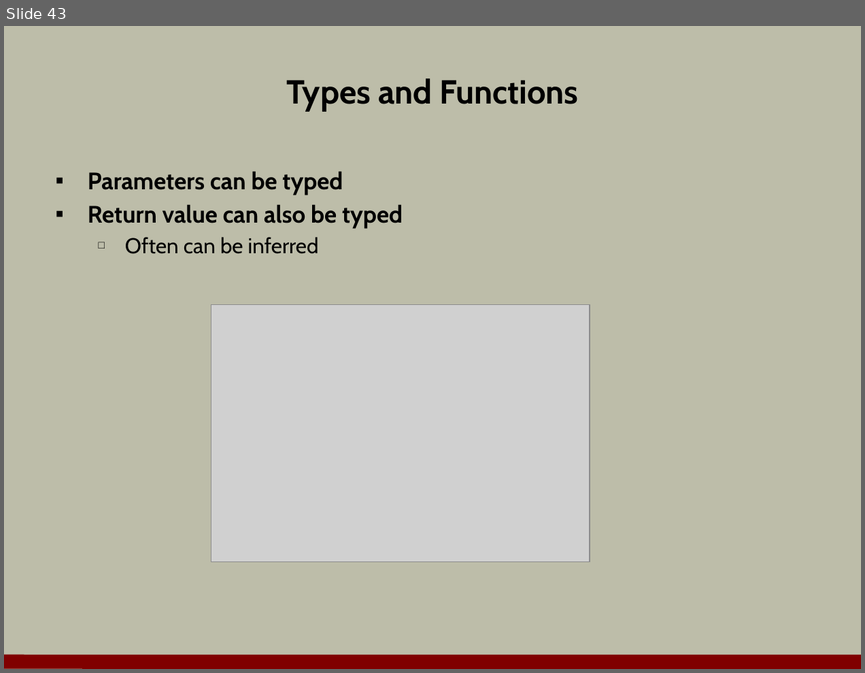
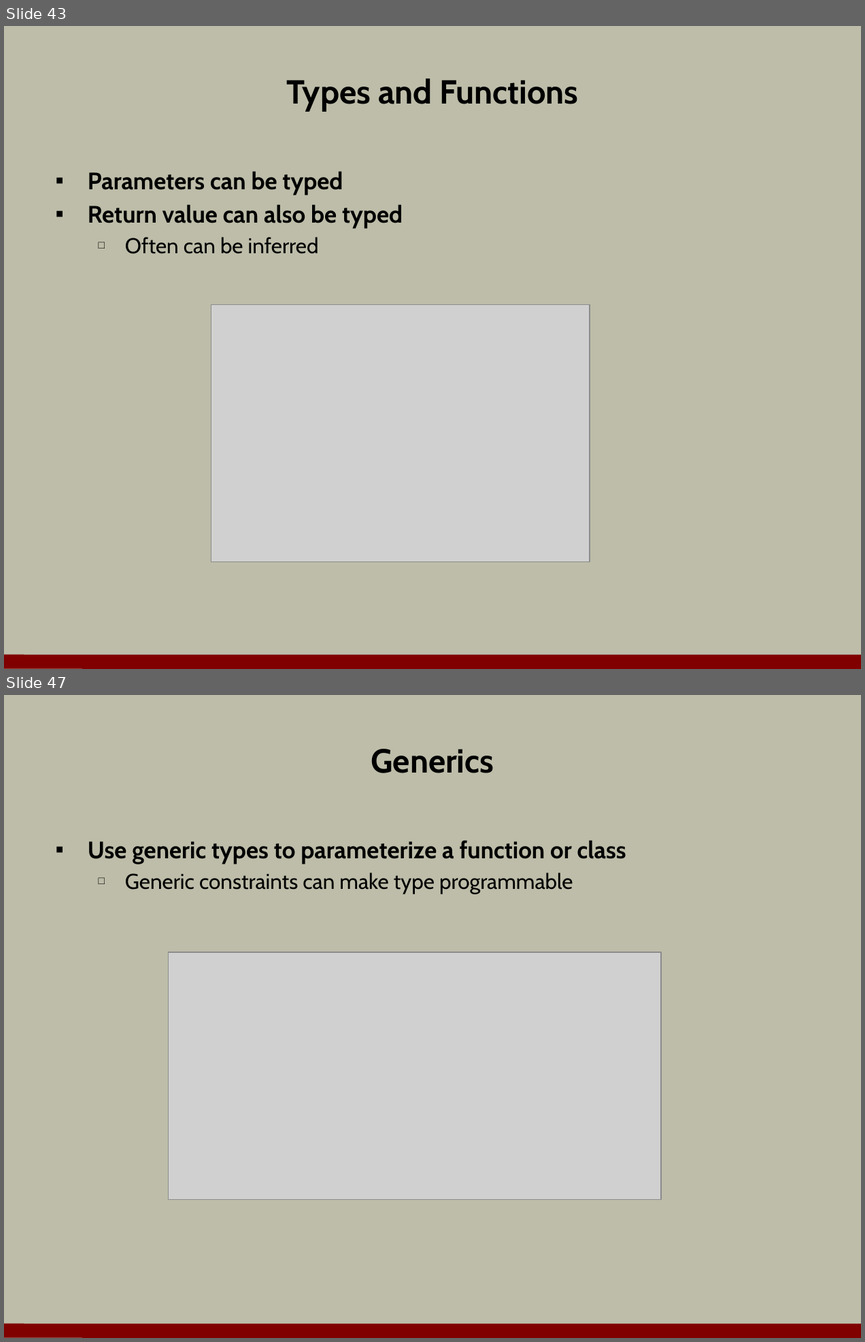
Before and after one commit to OdeToCode/classes, a slide deck: angular2/slides/02_Language.pptx. Shown one above the other, each under a label of ours: slide 43 before the commit, slides 43 and 47 after it; the slides between them are not shown. The pictures are 865x673 and 865x1342 pixels, drawn with LibreOffice and Linux fonts; fonts in the diff are those of the drawing; grey boxes stand for pictures; background and template pictures are left out. Boxes give left, top, right and bottom in pixels: in the first picture for what was removed or moved away, otherwise in the second. Text is boxed around its words. In the diff, an @@ line names an element or a change of style, - is before the commit and + after.

```diff
--- a/angular2/slides/02_Language.pptx
+++ b/angular2/slides/02_Language.pptx
@@ slide 47 added at (4,695,861,1338), background #BDBDA9; not listed: 1 template element that a slide beside it also shows @@
@@ title added at (371,749,494,773), 28 pt, text #000000, bold @@
+Generics
@@ text added at (88,840,626,894), 20 pt, text #000000, bold @@
+▪ Use generic types to parameterize a function or class
+  □ Generic constraints can make type programmable
@@ picture added at (169,952,661,1200) @@
```
Also in this commit, not shown: 2 slides changed, 4 other slides added, 6 slides removed, 2 other files.
